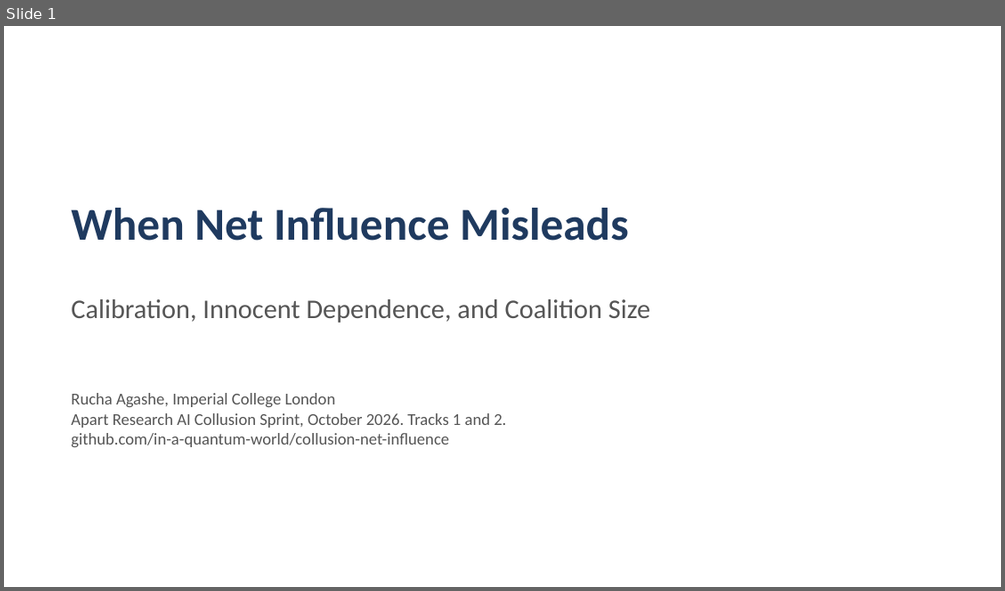
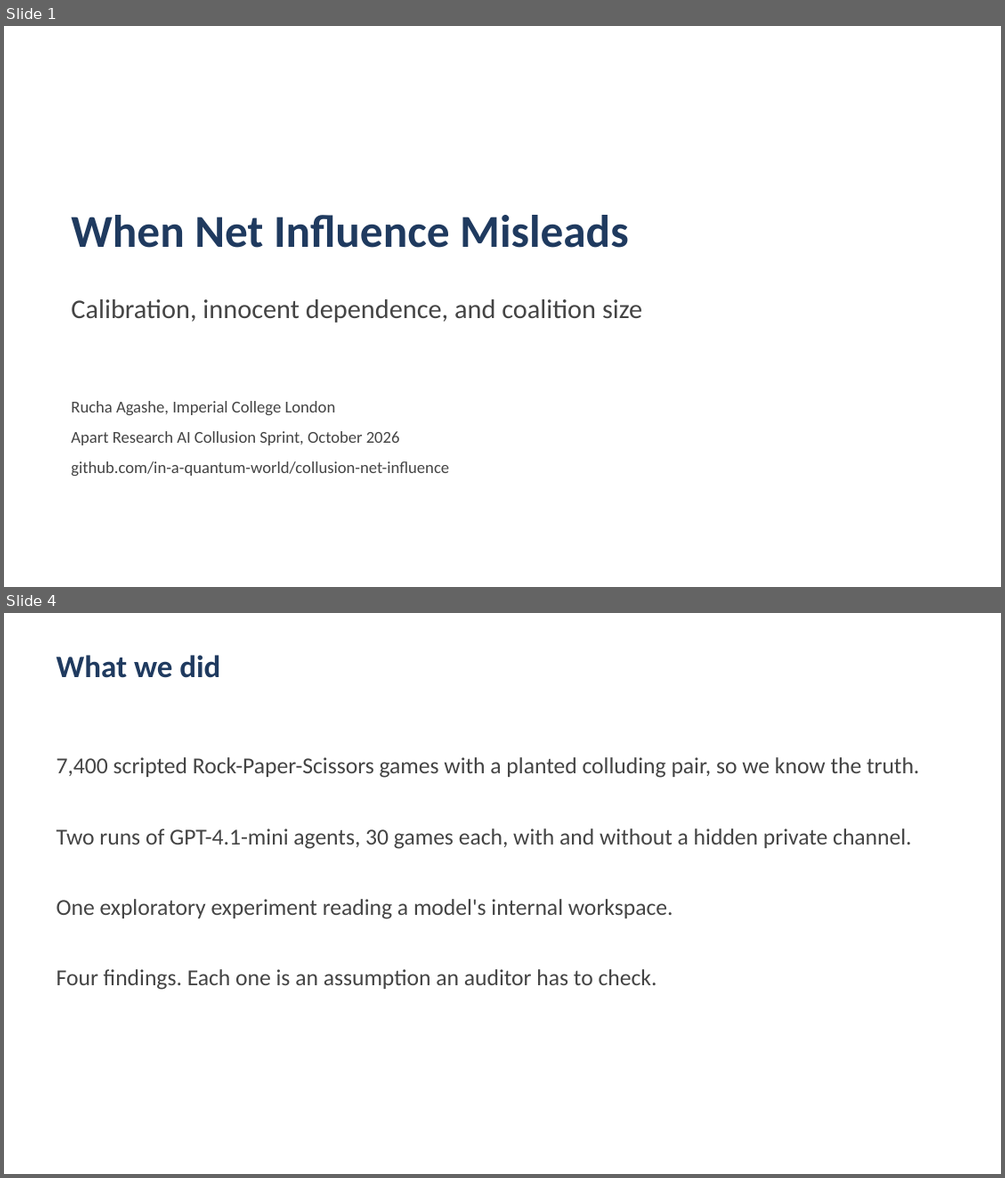
Before and after one commit to in-a-quantum-world/collusion-net-influence, a slide deck: report/slides.pptx. Shown one above the other, each under a label of ours: slide 1 before the commit, slides 1 and 4 after it; the slides between them are not shown. The pictures are 1005x591 and 1005x1178 pixels, drawn with LibreOffice and Linux fonts; fonts in the diff are those of the drawing. Boxes give left, top, right and bottom in pixels: in the first picture for what was removed or moved away, otherwise in the second. Text is boxed around its words. In the diff, an @@ line names an element or a change of style, - is before the commit and + after.

```diff
--- a/report/slides.pptx
+++ b/report/slides.pptx
@@ slide 4 added at box(4, 613, 1001, 1174), background #FFFFFF @@
@@ text added at box(57, 655, 220, 678), 30 pt, text #1F3A5F, bold @@
+What we did
@@ text added at box(57, 757, 919, 989), 22 pt, text #444444 @@
+7,400 scripted Rock-Paper-Scissors games with a planted colluding pair, so we know the truth.
+Two runs of GPT-4.1-mini agents, 30 games each, with and without a hidden private channel.
+One exploratory experiment reading a model's internal workspace.
+Four findings. Each one is an assumption an auditor has to check.
@@ slide 1 changed as well @@
@@ text "When Net Influence Misleads": place and size @@
-text "When Net Influence Misleads" at box(71, 208, 629, 240)
+text "When Net Influence Misleads" at box(71, 215, 629, 248)
@@ text "When Net Influence Misleads" at box(71, 215, 629, 248): more space between paragraphs @@
@@ text at box(71, 299, 642, 322): text changed; text colour #555555 to #444444 @@
-Calibration, Innocent Dependence, and Coalition Size
+Calibration, innocent dependence, and coalition size
@@ text "Rucha Agashe, Imperial College London": place and size @@
-text "Rucha Agashe, Imperial College London" at box(71, 393, 506, 447)
+text "Rucha Agashe, Imperial College London" at box(71, 401, 449, 475)
@@ text at box(71, 401, 449, 475): text colour #555555 to #444444 in "Rucha Agashe, Imperial College London", "github.com/in-a-quantum-world/collusion-net-influence"; more space between paragraphs @@
@@ text at box(71, 431, 400, 445): text changed; text colour #555555 to #444444 @@
-Apart Research AI Collusion Sprint, October 2026. Tracks 1 and 2.
+Apart Research AI Collusion Sprint, October 2026
```
Also in this commit, not shown: 1 other slide changed, 13 other slides added, 6 slides removed, 1 other file.
